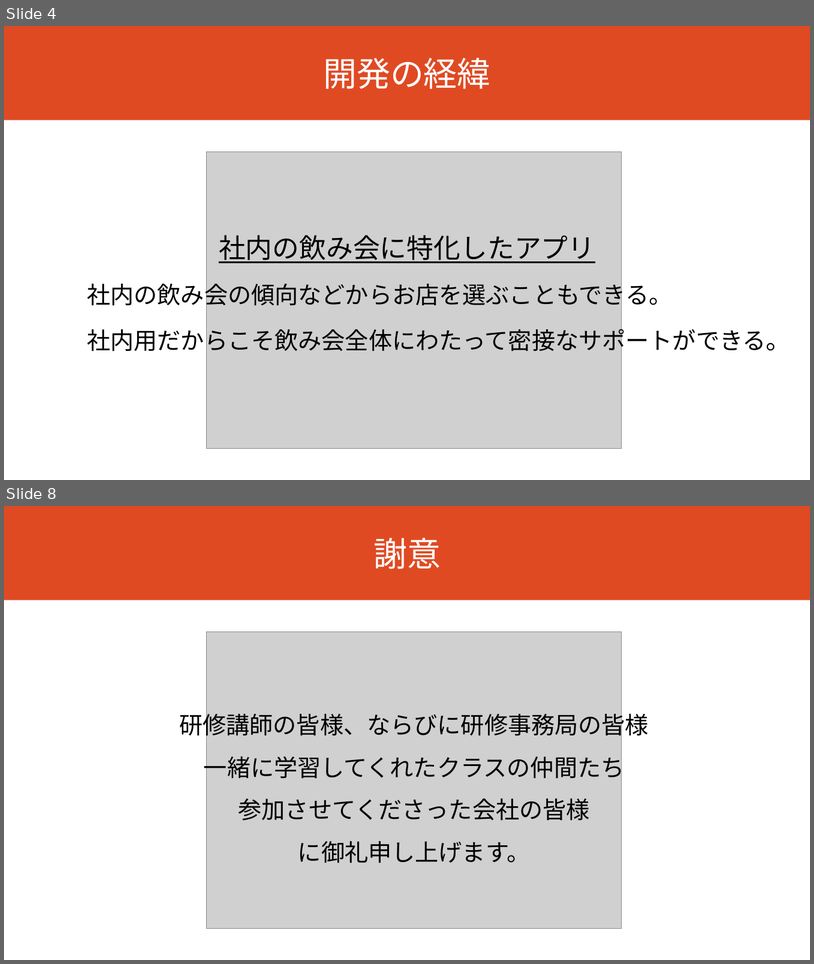
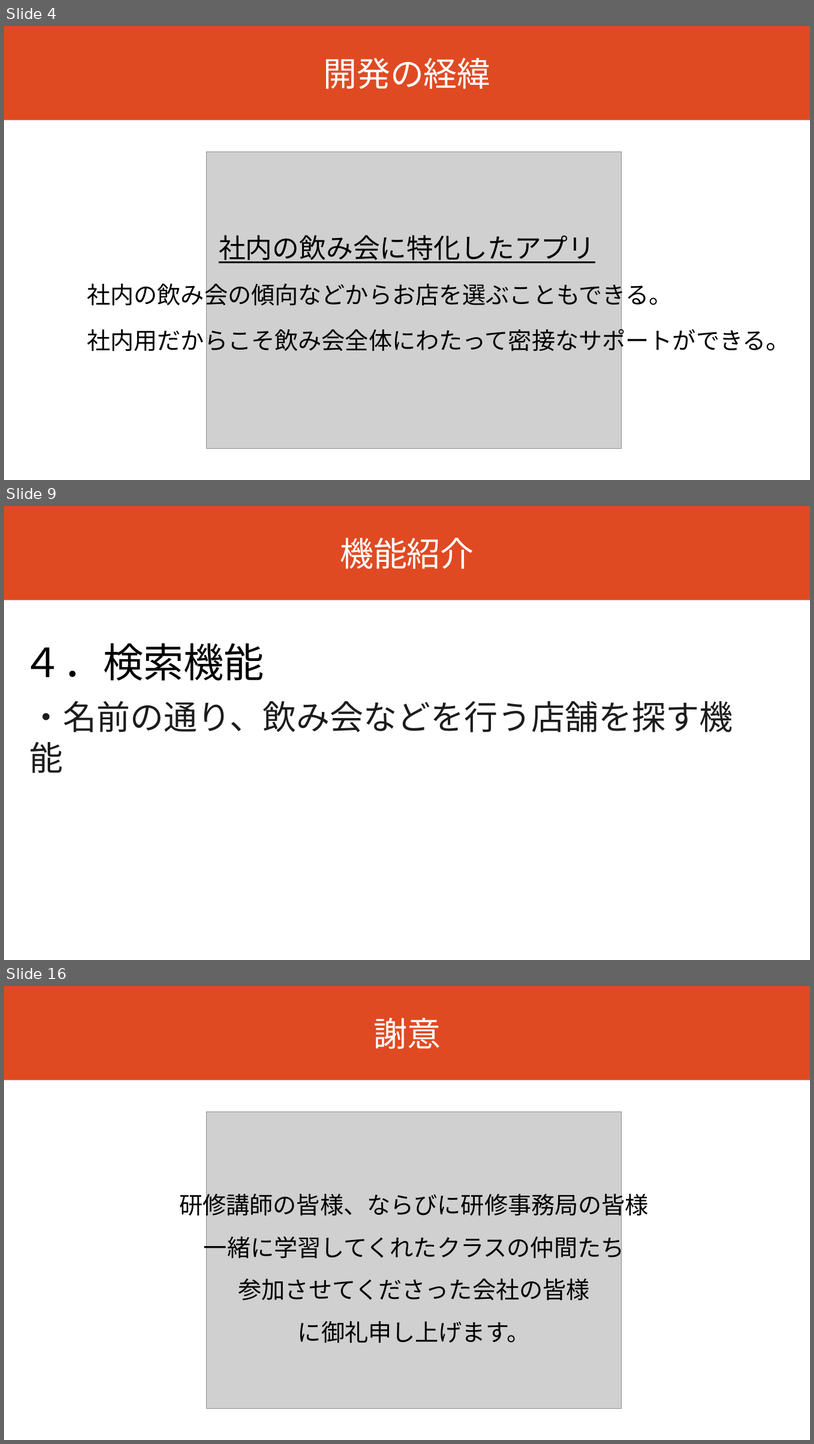
Before and after one commit to dojo2023/B-3, a slide deck: doc/B3_発表資料.pptx. Shown one above the other, each under a label of ours: slides 4 and 8 before the commit, slides 4, 9 and 16 after it; the slides between them are not shown. The pictures are 814x964 and 814x1444 pixels, drawn with LibreOffice and Linux fonts; fonts in the diff are those of the drawing; grey boxes stand for pictures. Boxes give left, top, right and bottom in pixels: in the first picture for what was removed or moved away, otherwise in the second. Text is boxed around its words. In the diff, an @@ line names an element or a change of style, - is before the commit and + after.

```diff
--- a/doc/B3_発表資料.pptx
+++ b/doc/B3_発表資料.pptx
@@ slide 9 added at (4, 506, 810, 960), background #FFFFFF @@
@@ rectangle added at (4, 506, 810, 600), fill #DF4A23, 40 pt, text #FFFFFF @@
+機能紹介
@@ text added at (23, 643, 264, 681), 48 pt, text #000000 @@
+４．検索機能
@@ text added at (30, 701, 734, 773), 40 pt, text #1D1C1D @@
+・名前の通り、飲み会などを行う店舗を探す機能
@@ what was slide 8 is now slide 16 @@
```
Also in this commit, not shown: 3 slides changed, 7 other slides added.
